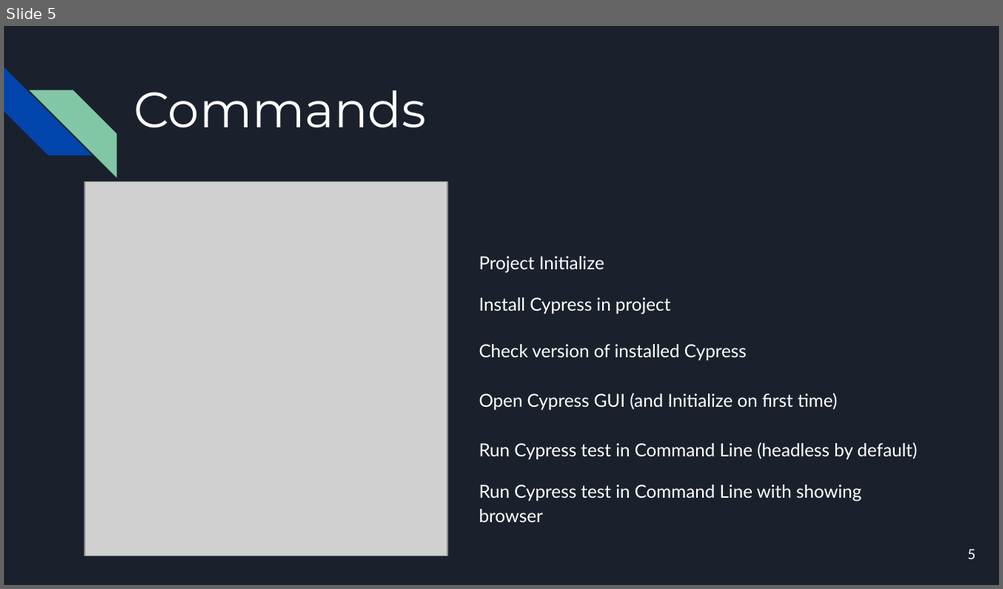
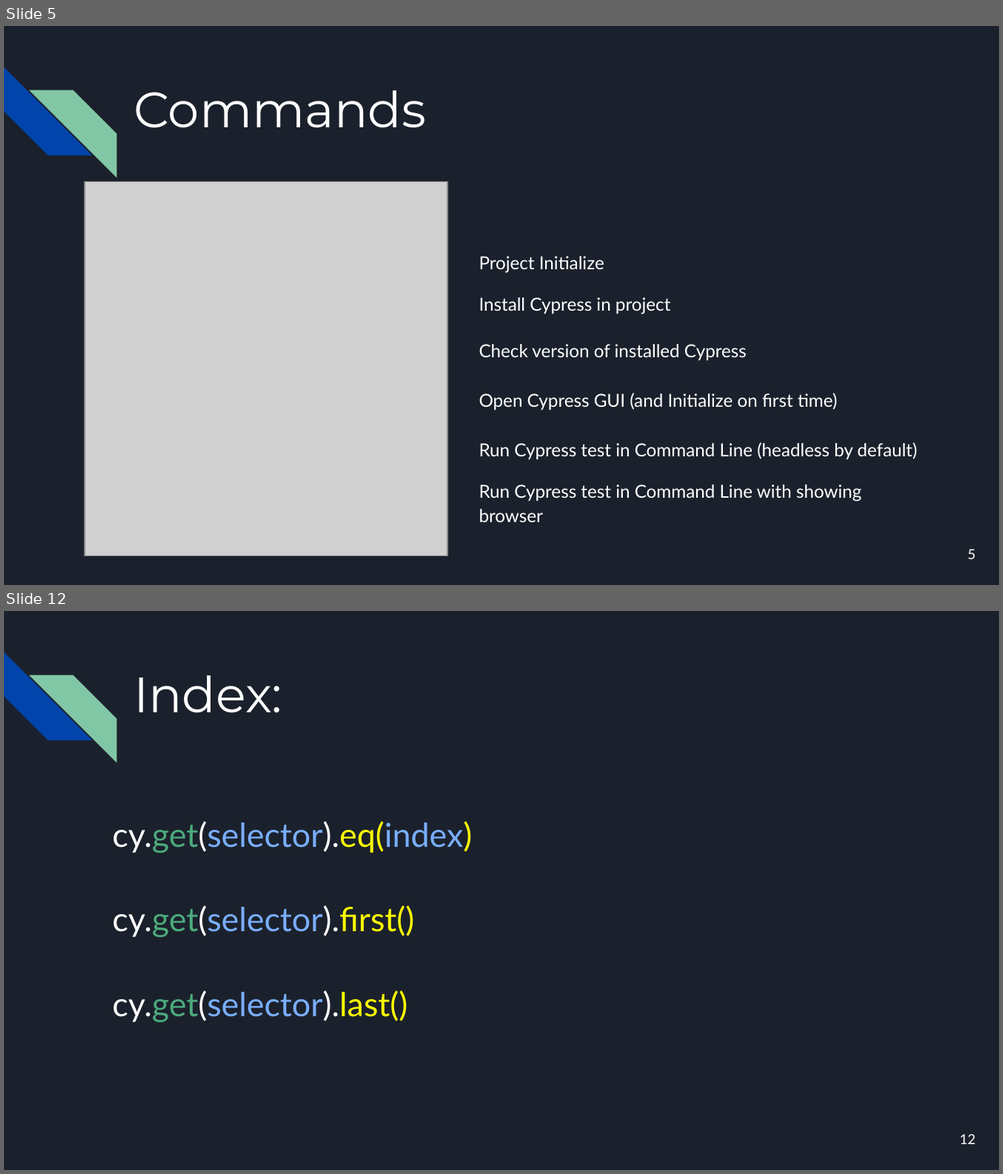
Before and after one commit to mmonfared/automationcamp-cypress, a slide deck: AutomationCamp-Cypress.pptx. Shown one above the other, each under a label of ours: slide 5 before the commit, slides 5 and 12 after it; the slides between them are not shown. The pictures are 1003x589 and 1003x1174 pixels, drawn with LibreOffice and Linux fonts; fonts in the diff are those of the drawing; grey boxes stand for pictures. Boxes give left, top, right and bottom in pixels: in the first picture for what was removed or moved away, otherwise in the second. Text is boxed around its words. In the diff, an @@ line names an element or a change of style, - is before the commit and + after.

```diff
--- a/AutomationCamp-Cypress.pptx
+++ b/AutomationCamp-Cypress.pptx
@@ slide 12 added at [4,611,999,1170], background #1B212C; not listed: 2 template elements that a slide beside it also shows @@
@@ title added at [134,675,282,713], 36 pt, text #FFFFFF @@
+Index:
@@ text added at [112,821,472,853], 24 pt, text #79AEFE @@
+cy.get(selector).eq(index)
@@ text added at [112,906,414,937], 24 pt, text #79AEFE @@
+cy.get(selector).first()
@@ text added at [112,991,407,1022], 24 pt, text #79AEFE @@
+cy.get(selector).last()
@@ page number added at [959,1134,976,1145], 10 pt, text #FFFFFF @@
+12
```
Also in this commit, not shown: 8 other slides added, 2 other files.
